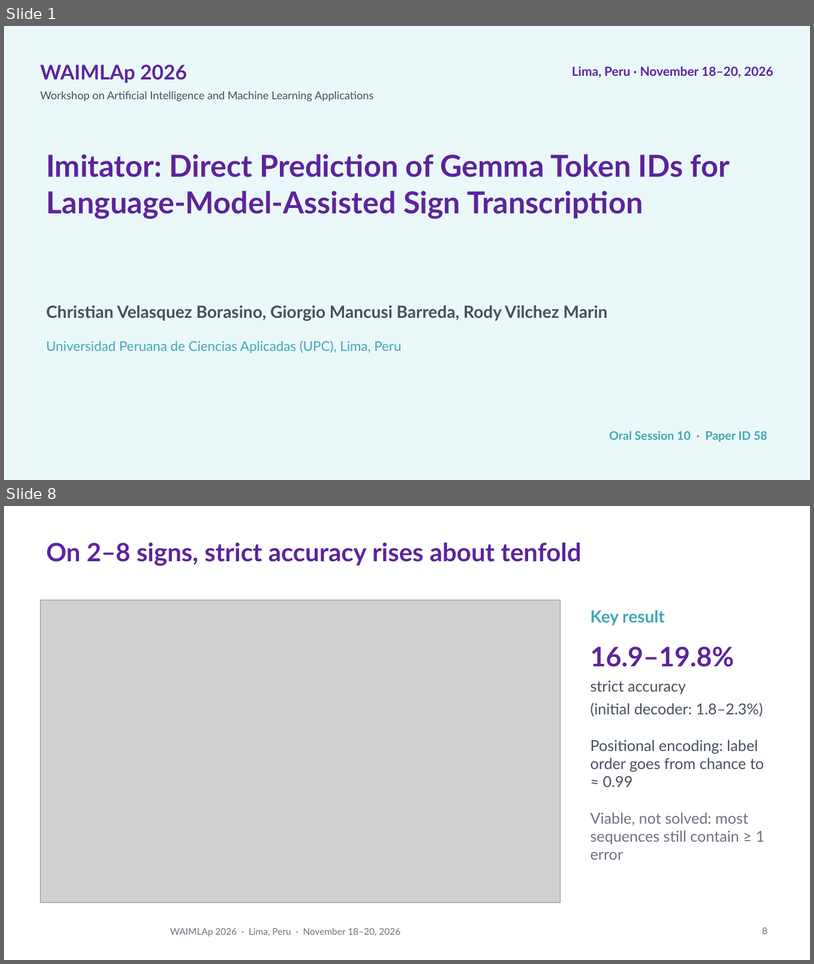
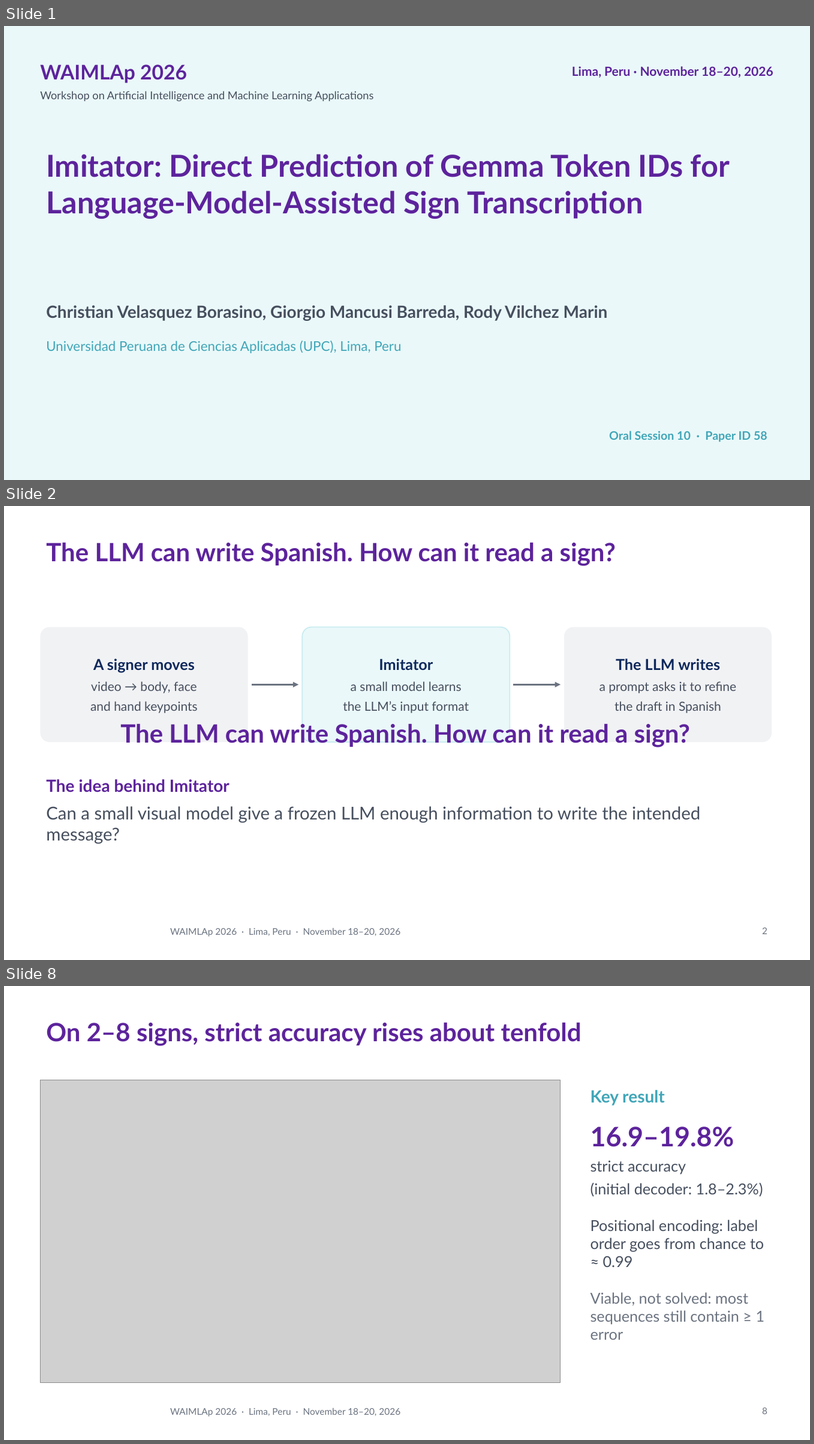
Before and after one commit to Percep3/Imitator, a slide deck: presentation/waimlap2026/imitator_waimlap2026.pptx. Shown one above the other, each under a label of ours: slides 1 and 8 before the commit, slides 1, 2 and 8 after it; the slides between them are not shown. The pictures are 814x964 and 814x1444 pixels, drawn with LibreOffice and Linux fonts; fonts in the diff are those of the drawing; grey boxes stand for pictures; background and template pictures are left out. Boxes give left, top, right and bottom in pixels: in the first picture for what was removed or moved away, otherwise in the second. Text is boxed around its words. In the diff, an @@ line names an element or a change of style, - is before the commit and + after.

Commit message:
Tell the original Imitator story in the WAIMLAp talk

```diff
--- a/presentation/waimlap2026/imitator_waimlap2026.pptx
+++ b/presentation/waimlap2026/imitator_waimlap2026.pptx
@@ slide 2 added at (x1=4, y1=506, x2=810, y2=960), background #FFFFFF; not listed: 1 template element that a slide beside it also shows @@
@@ title added at (x1=46, y1=542, x2=616, y2=566), 30 pt, text #5D239C, bold @@
+The LLM can write Spanish. How can it read a sign?
@@ rounded rectangle added at (x1=40, y1=627, x2=248, y2=742), fill #F1F2F4, 15 pt, text #464F5E @@
+A signer moves
+video → body, face
+and hand keypoints
@@ rounded rectangle added at (x1=302, y1=627, x2=510, y2=742), fill #EAF8F9, outline #C9ECF0 1.25 pt, 15 pt, text #464F5E @@
+Imitator
+a small model learns
+the LLM’s input format
@@ rounded rectangle added at (x1=565, y1=627, x2=772, y2=742), fill #F1F2F4, 15 pt, text #464F5E @@
+The LLM writes
+a prompt asks it to refine
+the draft in Spanish
@@ arrow added from (251, 684) to (299, 684), #6B7380 2.25 pt @@
@@ arrow added from (514, 684) to (561, 684), #6B7380 2.25 pt @@
@@ text added at (x1=120, y1=723, x2=690, y2=747), 30 pt, text #5D239C, bold @@
+The LLM can write Spanish. How can it read a sign?
@@ text added at (x1=46, y1=779, x2=701, y2=844), 21 pt, text #464F5E @@
+The idea behind Imitator
+Can a small visual model give a frozen LLM enough information to write the intended message?
@@ page number added at (x1=762, y1=927, x2=768, y2=934), 11 pt, text #6B7380 @@
+2
```
Also in this commit, not shown: 6 slides changed, 1 slide removed, 3 other files.
